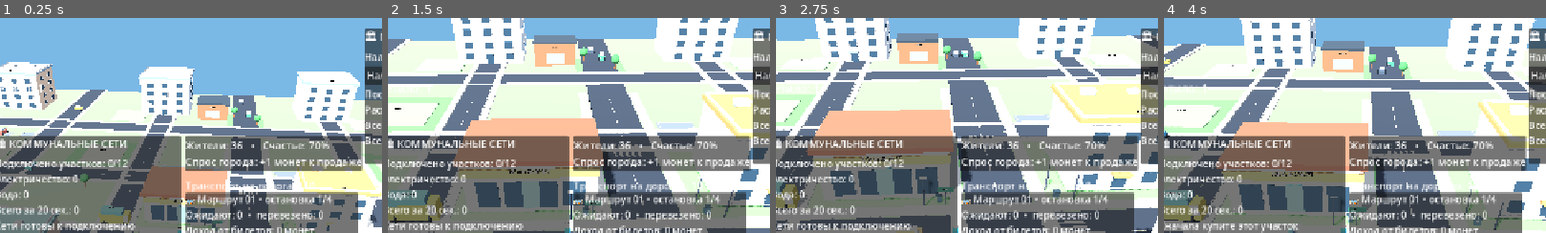
Above: before the commit, frames 1-4 (left to right).
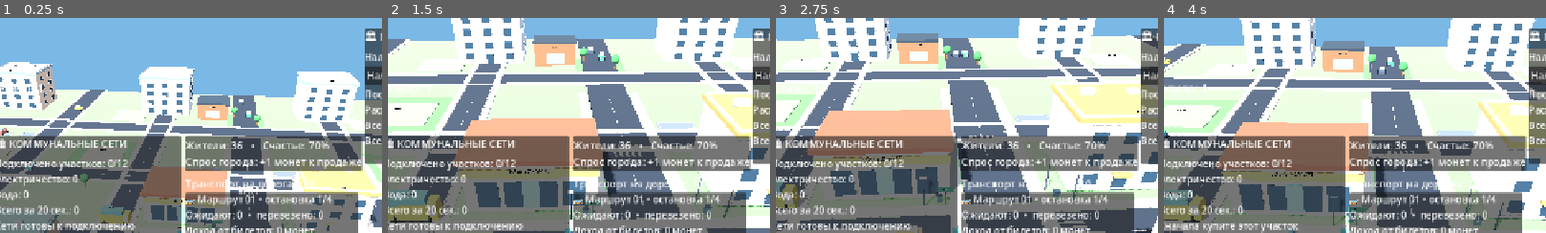
Above: after the commit, the same moments.

Repository: uchihabaha05-del/MINI-WORLD-TYCOON
Game: Godot game, scene res://scenes/Main.tscn
The game is run twice, just before and just after one commit, with the same random seed, the same clock (stepped at 60 frames per second) and the same inputs.
Inputs (mouse positions are % of the whole screen's width and height, from its top left):
- Up to frame 1 (0.25 s): no input
- Up to frame 2 (1.5 s): move the mouse to (72, 45) at 0.52 s; hold D 0.53-1.28 s; click (72, 45) at 0.67 s; move the mouse to (30, 55) at 1.27 s; hold S from 1.28 s (still down)
- Up to frame 3 (2.75 s): move the mouse to (60, 28) at 2.02 s; release S at 2.03 s; hold D from 2.03 s (still down)
- Up to frame 4 (4 s): move the mouse to (45, 70) at 2.77 s; release D at 2.78 s; hold W 2.78-3.53 s; click (45, 70) at 2.92 s; move the mouse to (80, 65) at 3.52 s; hold A from 3.53 s (still down)
The pictures show only the part of the screen within x 26-76%, y 0-50%; the shares and areas given below are measured in that part.

The runs differ from the first frame. In frame 1, 0.5% of the frame differs, in the area x 48-83%, y 75-81%; in frame 2, 0.5%; in frame 3, 0.4%; in frame 4, 0.4%.

Commit message:
Refine compact mobile HUD spacing and panel sizing

Diff:
--- a/scripts/city_traffic.gd
+++ b/scripts/city_traffic.gd
@@ -19,7 +19,7 @@
 	add_child(layer)
 	traffic_label = Label.new()
 	traffic_label.text = "Транспорт на дорогах: %d" % TRAFFIC_COUNT
-	traffic_label.position = Vector2(650, 268)
+	traffic_label.position = Vector2(650, 265)
 	traffic_label.add_theme_font_size_override("font_size", 17)
 	layer.add_child(traffic_label)
 
